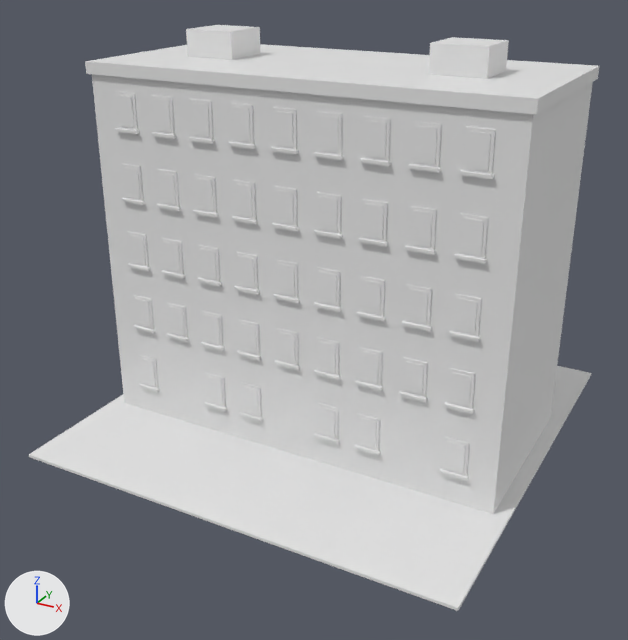
What one commit did to the glTF model assets/models/sov_block5.glb.
Both versions are drawn from a camera (50 mm lens) standing at (6.68, -12.94, 8.31) and looking at (-0.07, -0.67, 2.18). Every picture has the same lights, and +X, +Y and +Z are marked at lower left. The first picture is the older version. Where no turn or scale is listed for an object, it has been applied to the vertices. Vertices at exactly the same position are counted once.

Objects in the first picture: 'Sov_block5'.
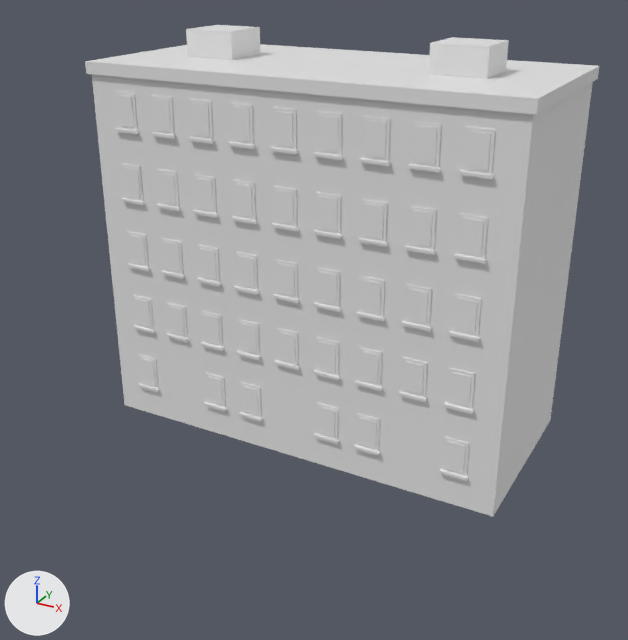
Patch to the scene script:
```diff
--- a/assets/models/sov_block5.glb.py
+++ b/assets/models/sov_block5.glb.py
@@ me_sov_block5 @@
 # used by ob_sov_block5; location = (0.0, 0.0, 0.0)
-me_sov_block5.from_pydata(...)  # 3152 vertices, 4728 faces; spans x -3.95..3.95, y -3.95..3.95, z 0.0..6.9
+me_sov_block5.from_pydata(...)  # 3144 vertices, 4716 faces; spans x -3.76..3.76, y -1.77..2.25, z 0.0..6.9
+# me_sov_block5 part 1: the loose piece of 8 vertices spanning x -3.95..3.95, y -3.95..3.95, z 0.0..0.05 is deleted
 me_sov_block5.materials.append(mat_unit)
```

Pixel boxes (x1, y1, x2, y2) of what changed, in the pictures (628 x 640 px):
'Sov_block5', reshaped (10% narrower, 16% shorter)
    before: (29, 25, 599, 611)
    after: (85, 25, 599, 517)
part 1 of me_sov_block5, deleted
    before: (29, 366, 591, 611)
